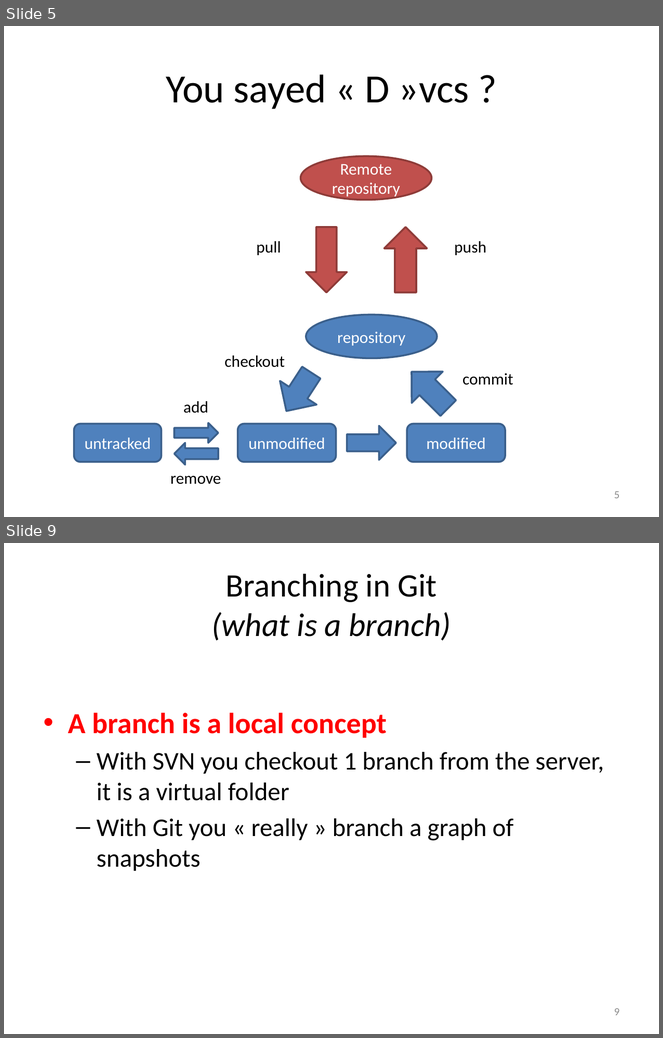
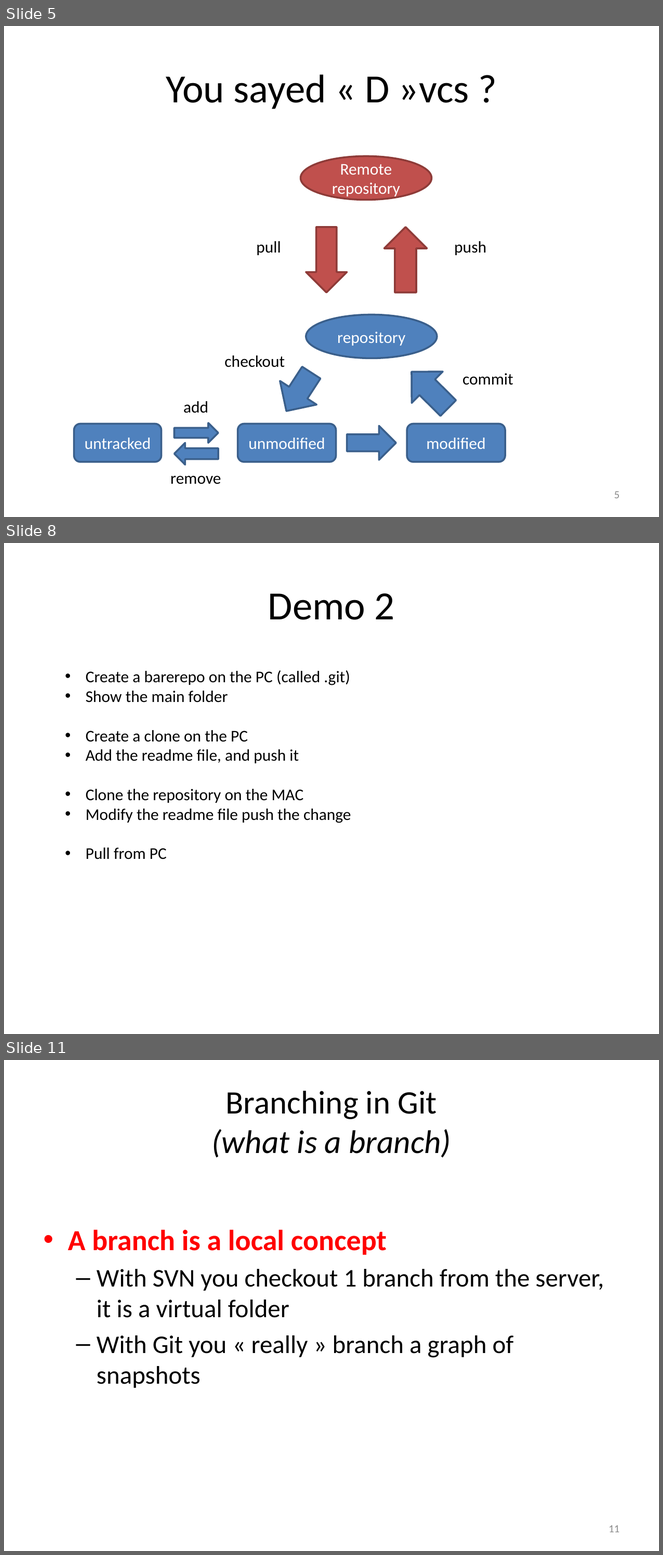
Before and after one commit to adrien59cadri/git_presentation, a slide deck: powerpoint/Nouveau Microsoft PowerPoint Presentation.pptx. Shown one above the other, each under a label of ours: slides 5 and 9 before the commit, slides 5, 8 and 11 after it; the slides between them are not shown. The pictures are 663x1038 and 663x1555 pixels, drawn with LibreOffice and Linux fonts; fonts in the diff are those of the drawing. Boxes give left, top, right and bottom in pixels: in the first picture for what was removed or moved away, otherwise in the second. Text is boxed around its words. In the diff, an @@ line names an element or a change of style, - is before the commit and + after.

```diff
--- a/powerpoint/Nouveau Microsoft PowerPoint Presentation.pptx
+++ b/powerpoint/Nouveau Microsoft PowerPoint Presentation.pptx
@@ slide 8 added at (x1=4, y1=543, x2=659, y2=1034), background #FFFFFF @@
@@ title added at (x1=268, y1=593, x2=395, y2=620), 44 pt, text #000000 @@
+Demo 2
@@ text added at (x1=86, y1=670, x2=351, y2=860), 18 pt, text #000000 @@
+• Create a barerepo on the PC (called .git)
+• Show the main folder
+• Create a clone on the PC
+• Add the readme file, and push it
+• Clone the repository on the MAC
+• Modify the readme file push the change
+• Pull from PC
@@ what was slide 9 is now slide 11 @@
@@ page number at (x1=609, y1=1525, x2=620, y2=1533): text changed @@
-9
+11
```
Also in this commit, not shown: 1 slide changed, 3 other slides added, 2 slides removed.
